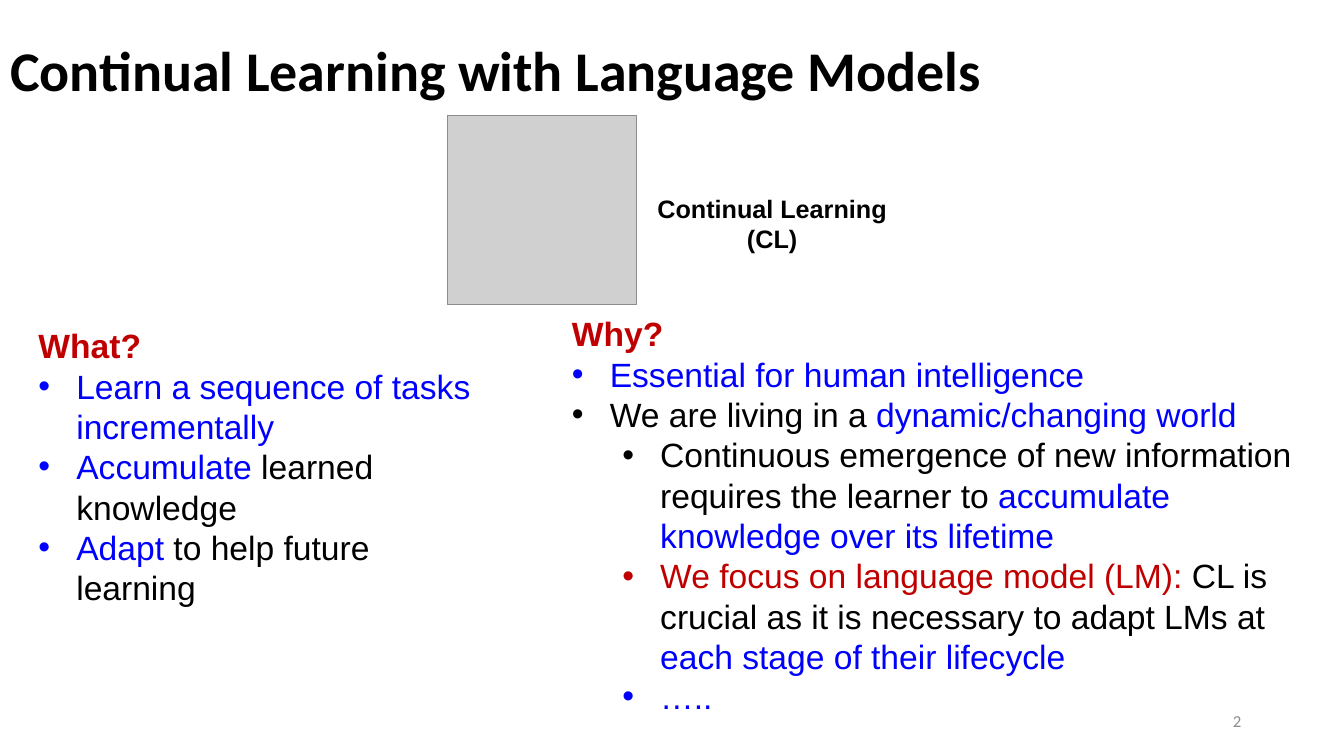
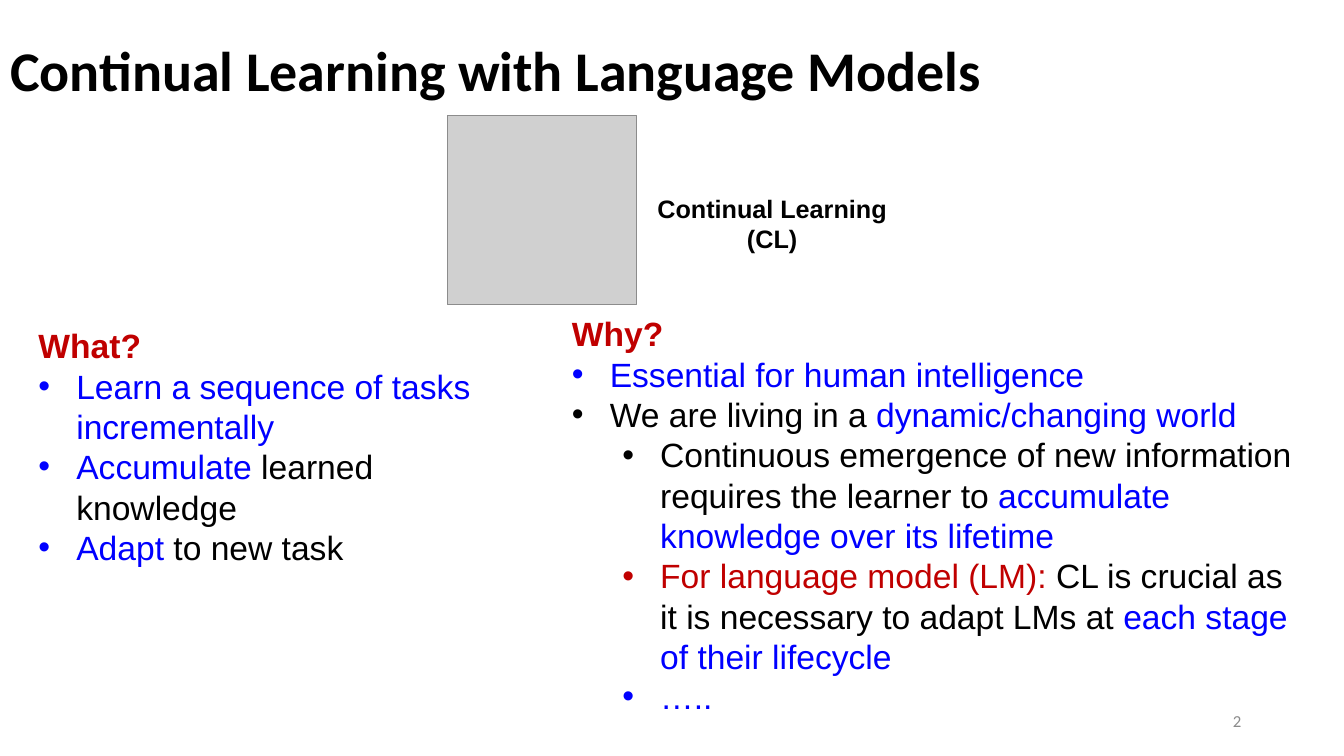
Before and after one commit to Vincent950129/Vincent950129.github.io, a slide deck: slide 2 of pdf/zixuan_defense.pptx. Drawn at 1344x756 pixels with LibreOffice and Linux fonts; fonts in the diff are those of the drawing; grey boxes stand for pictures. Boxes give left, top, right and bottom in pixels: in the first picture for what was removed or moved away, otherwise in the second. Text is boxed around its words. In the diff, an @@ line names an element or a change of style, - is before the commit and + after.

```diff
--- a/pdf/zixuan_defense.pptx
+++ b/pdf/zixuan_defense.pptx
@@ text at [76,535,344,567]: text changed @@
-• Adapt to help future learning
+• Adapt to new task
@@ text at [660,563,1287,676]: text changed @@
-  • We focus on language model (LM): CL is crucial as it is necessary to adapt LMs at each stage of their lifecycle
+  • For language model (LM): CL is crucial as it is necessary to adapt LMs at each stage of their lifecycle
```
Also in this commit, not shown: 12 other slides changed.
